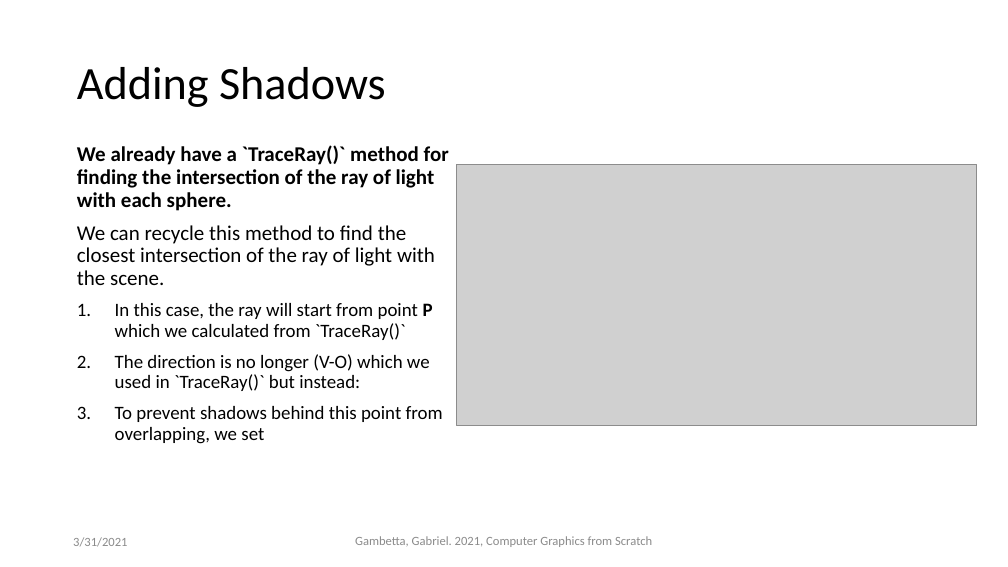
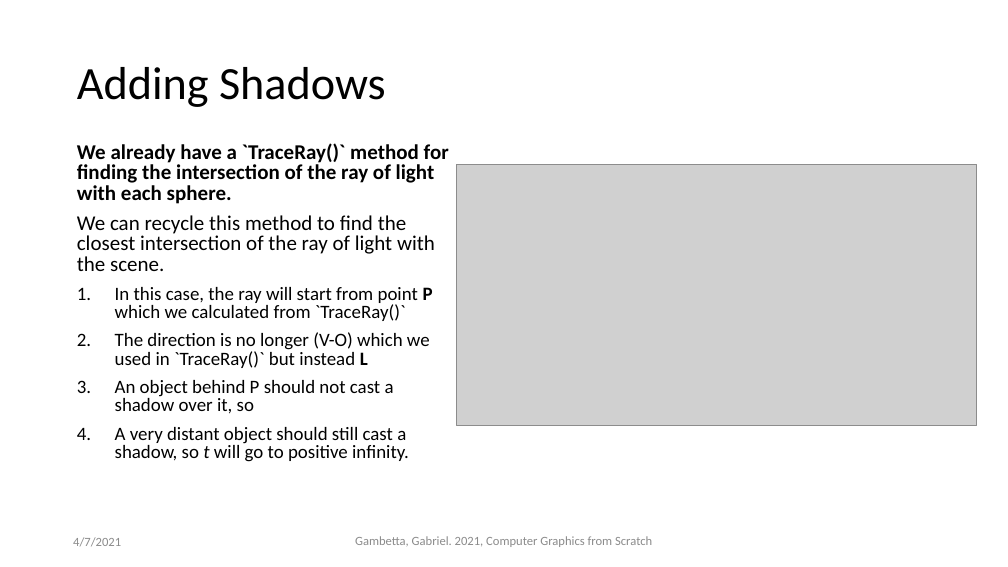
Before and after one commit to ctrachte/JS-Computer-Graphics-Demo, a slide deck: slide 3 of computer-graphics-js-2.pptx. Drawn at 1008x567 pixels with LibreOffice and Linux fonts; fonts in the diff are those of the drawing; grey boxes stand for pictures. Boxes give left, top, right and bottom in pixels: in the first picture for what was removed or moved away, otherwise in the second. Text is boxed around its words. In the diff, an @@ line names an element or a change of style, - is before the commit and + after.

Commit message:
updates to shadow slides

```diff
--- a/computer-graphics-js-2.pptx
+++ b/computer-graphics-js-2.pptx
@@ text at bbox=[77, 143, 449, 321]: line spacing 0.9 to 0.8 @@
@@ text at bbox=[115, 332, 430, 462]: text changed @@
-2. The direction is no longer (V-O) which we used in `TraceRay()` but instead:
-3. To prevent shadows behind this point from overlapping, we set
+2. The direction is no longer (V-O) which we used in `TraceRay()` but instead L
+3. An object behind P should not cast a shadow over it, so
+4. A very distant object should still cast a shadow, so t will go to positive infinity.
@@ text at bbox=[73, 537, 121, 546]: text changed @@
-3/31/2021
+4/7/2021
```
Also in this commit, not shown: 4 other slides changed.
